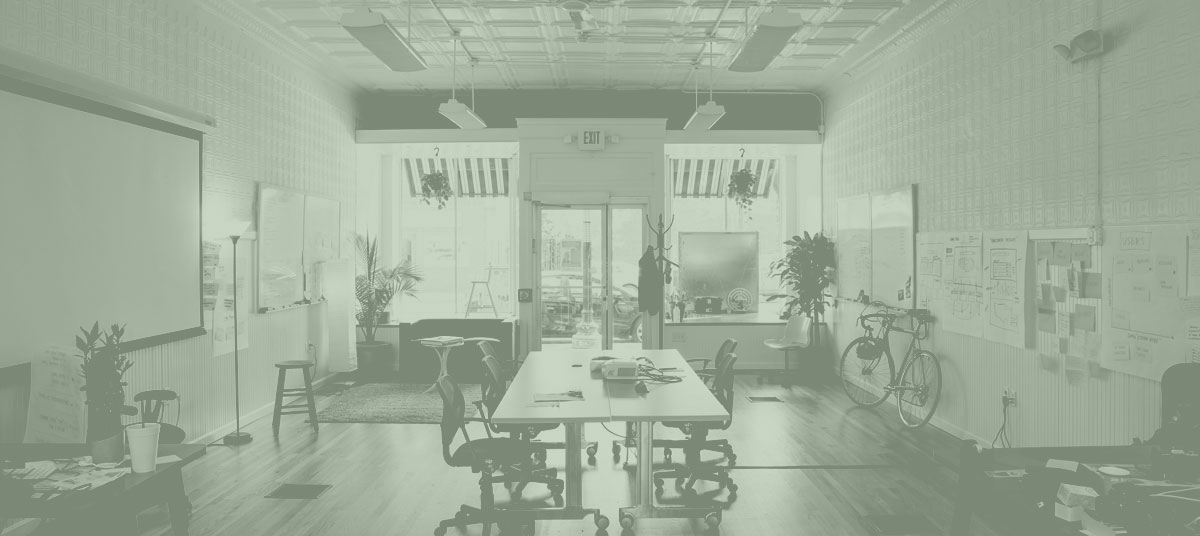
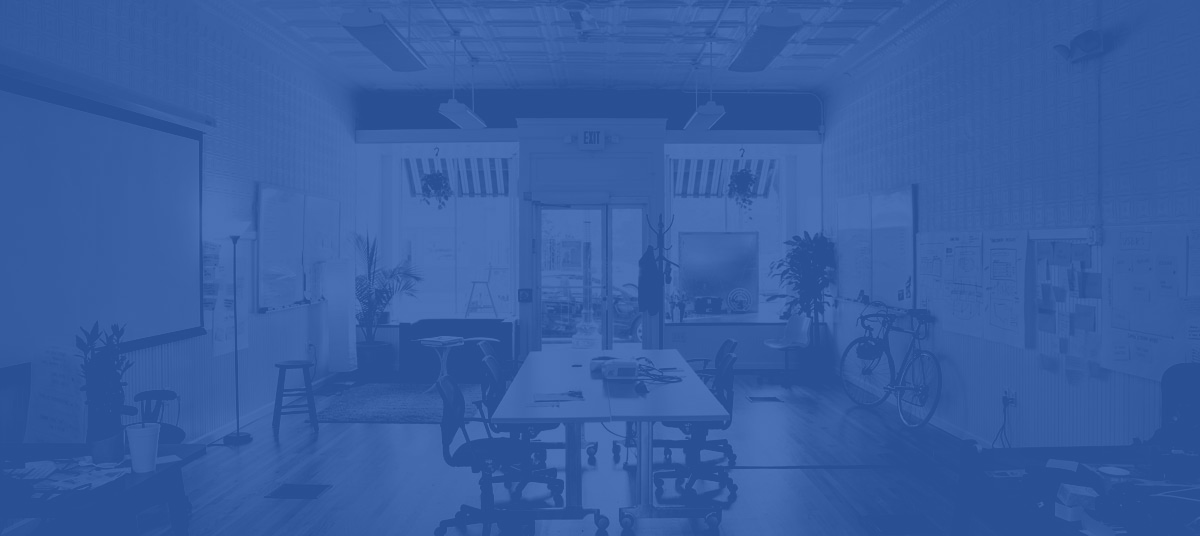
Before/after of a 1200 x 536 layered artwork. What changed in the layer stack:
removed layer "Layer 1 copy" (was color) over [0, 0, 1200, 536]
added layer "overlay-dataafrica" (1st of 2) (50%) above "overlay-datachile" over [0, 0, 1200, 536]
added layer "overlay-datachile" (color) above "overlay-dataafrica" over [0, 0, 1200, 536]
removed layer "Layer 1" over [0, 0, 1200, 536]
